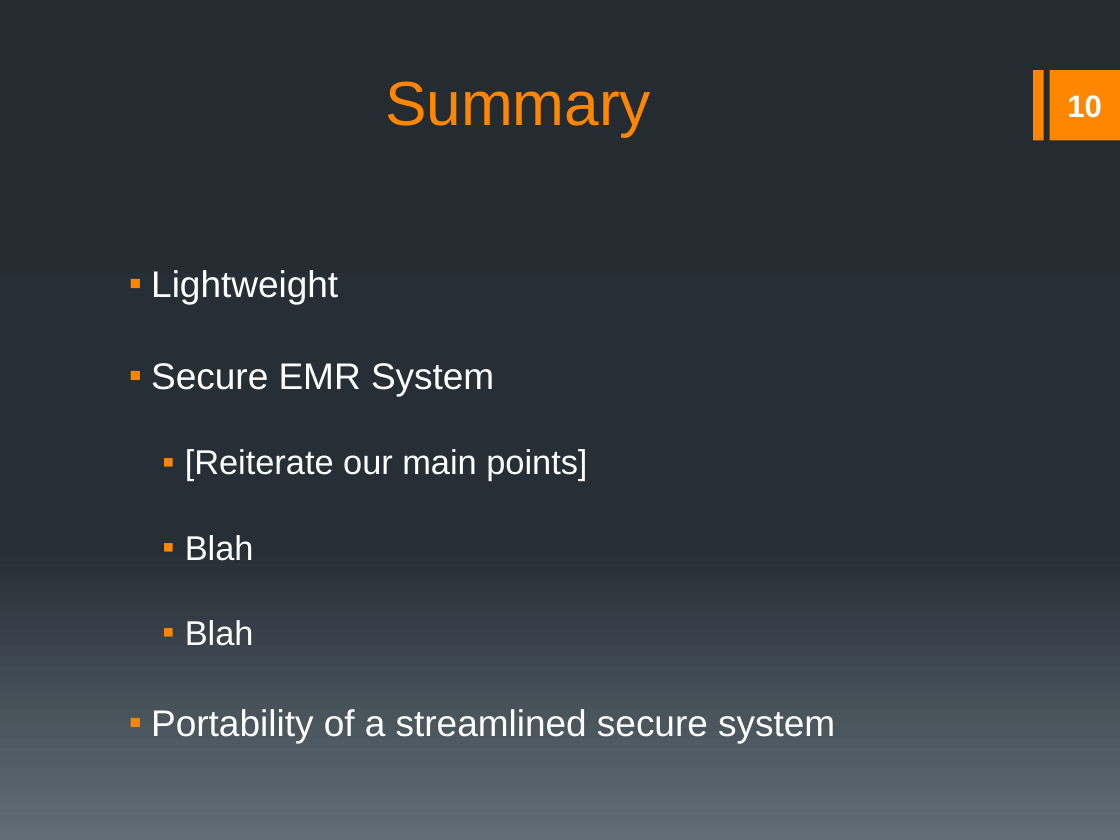
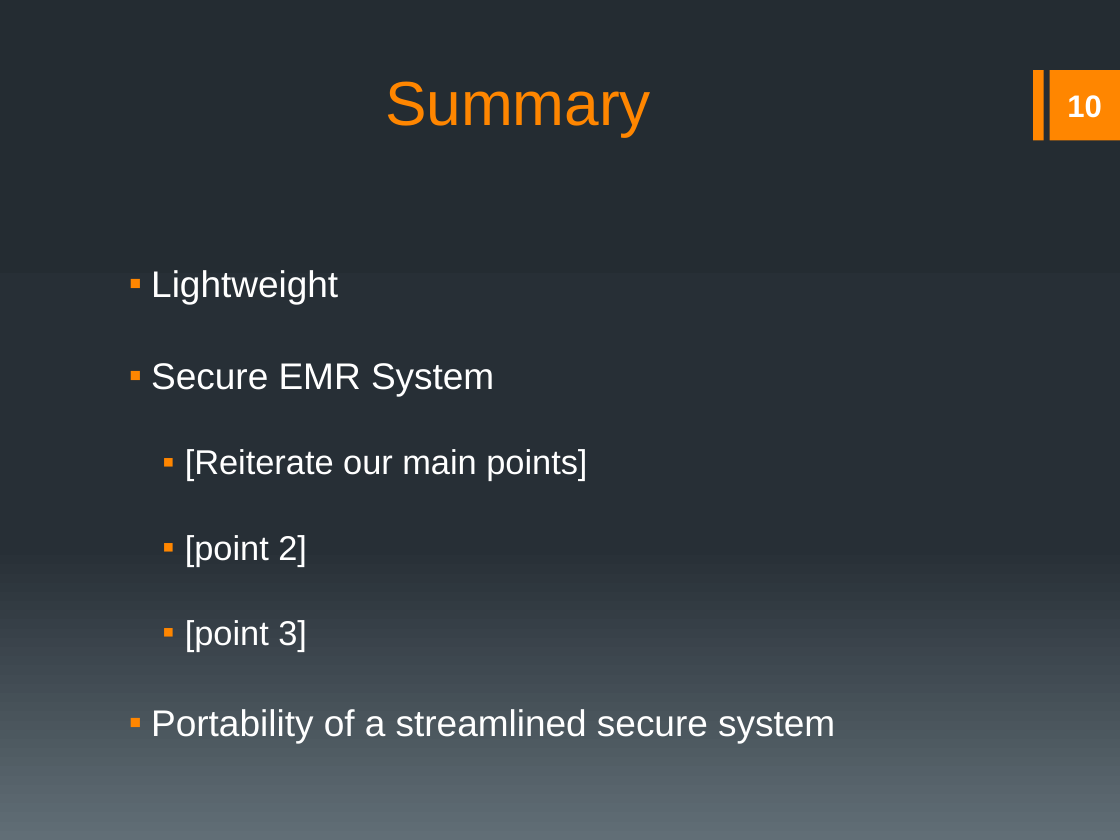
Before and after one commit to rmkane/semrs, a slide deck: slide 10 of Documentation/Final_Presentation.pptx. Drawn at 1120x840 pixels with LibreOffice and Linux fonts; fonts in the diff are those of the drawing. Boxes give left, top, right and bottom in pixels: in the first picture for what was removed or moved away, otherwise in the second. Text is boxed around its words. In the diff, an @@ line names an element or a change of style, - is before the commit and + after.

```diff
--- a/Documentation/Final_Presentation.pptx
+++ b/Documentation/Final_Presentation.pptx
@@ text at (185,535,307,651): text changed @@
-  ▪ Blah
-  ▪ Blah
+  ▪ [point 2]
+  ▪ [point 3]
```
Also in this commit, not shown: 2 other slides changed.
